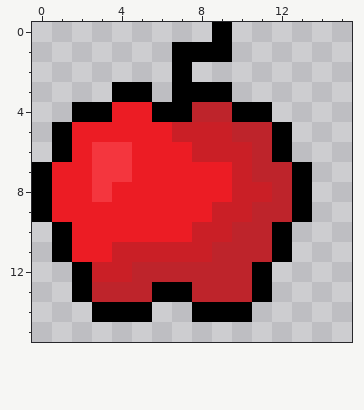
Two versions of one pixel-art sprite, images/egg_apple_food.png. The picture above is the old version.
The file is 16x16 pixels.
After the commit:
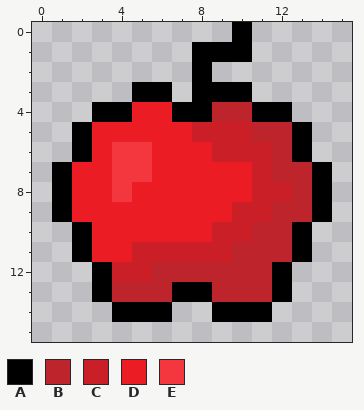
Palette (. is transparent): A #000000  B #be242b  C #ca1f26  D #ec1c24  E #f4363e
Edits made:
There is now colour A in rows 0 to 1 at x 10; in row 2 at x 8; in row 3 at x 6 and 10; in row 4 at x 12; in rows 5 to 6 at x 13; in rows 7 to 9 at x 14.
There is now colour A in rows 10 to 11 at x 13; in rows 12 to 13 at x 12; in row 14 at x 6 and 11.
The edit turns colour B into colour A in row 4 at x 8; in row 13 at x 3 and 8.
The edit turns colour C into colour A in row 12 at x 3.
The edit turns colour D into colour A in row 4 at x 4; in rows 5 to 6 at x 2; in rows 7 to 9 at x 1; in rows 10 to 11 at x 2.
The edit turns colour A into colour B in row 4 at x 10; in rows 5 to 6 at x 12; in rows 7 to 9 at x 13; in rows 10 to 11 at x 12; in row 12 at x 11; in row 13 at x 6 and 11.
The edit turns colour B into colour C in row 5 at x 10; in rows 6 to 7 at x 11; in row 8 at x 12; in row 9 at x 11; in row 10 at x 10; in row 11 at x 9.
The edit turns colour B into colour C in row 12 at x 5.
The edit turns colour A into colour D in row 4 at x 6.
The edit turns colour C into colour D in row 5 at x 7; in row 6 at x 8; in rows 7 to 8 at x 10; in row 9 at x 9; in row 10 at x 8; in row 11 at x 4.
The edit turns colour E into colour D in rows 6 to 8 at x 3.
The edit turns colour D into colour E in rows 6 to 7 at x 5; in row 8 at x 4.
Colour A is gone in row 0 at x 9; in rows 1 to 2 at x 7; in row 3 at x 4 and 7; in row 4 at x 2; in rows 5 to 6 at x 1; in rows 7 to 9 at x 0.
Colour A is gone in rows 10 to 11 at x 1; in rows 12 to 13 at x 2; in row 14 at x 3 and 8.
Changed places in both pictures, as pixel boxes (x1, y1, x2, y2):
changed: (32, 22, 332, 322)
